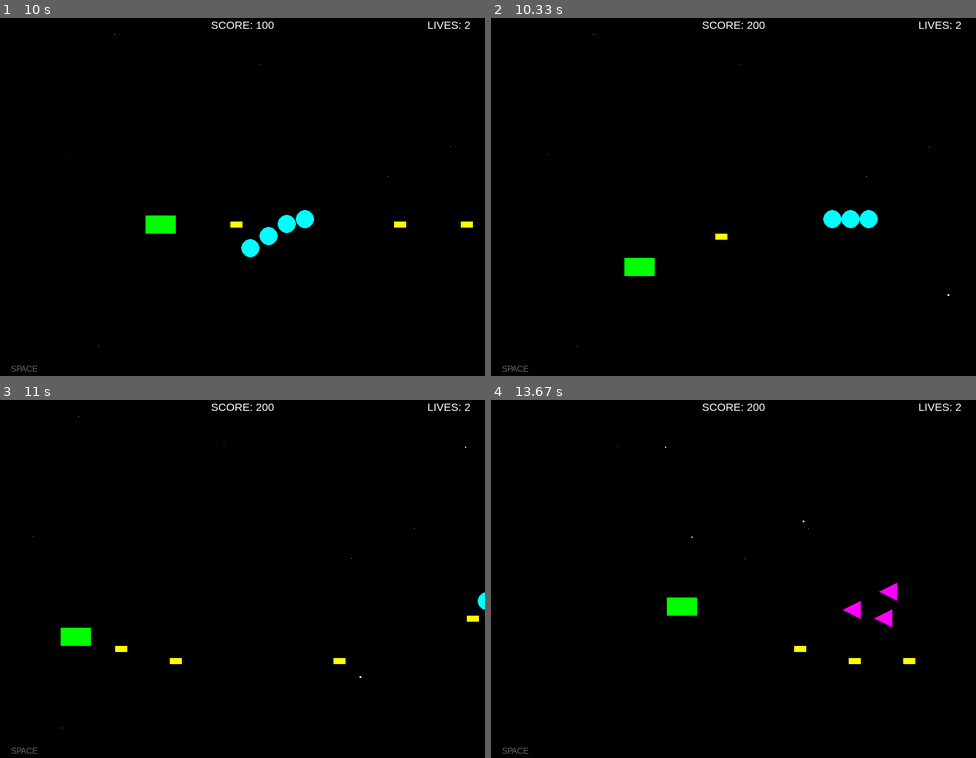
Above: before the commit, frames 1-4 (two rows, left to right).
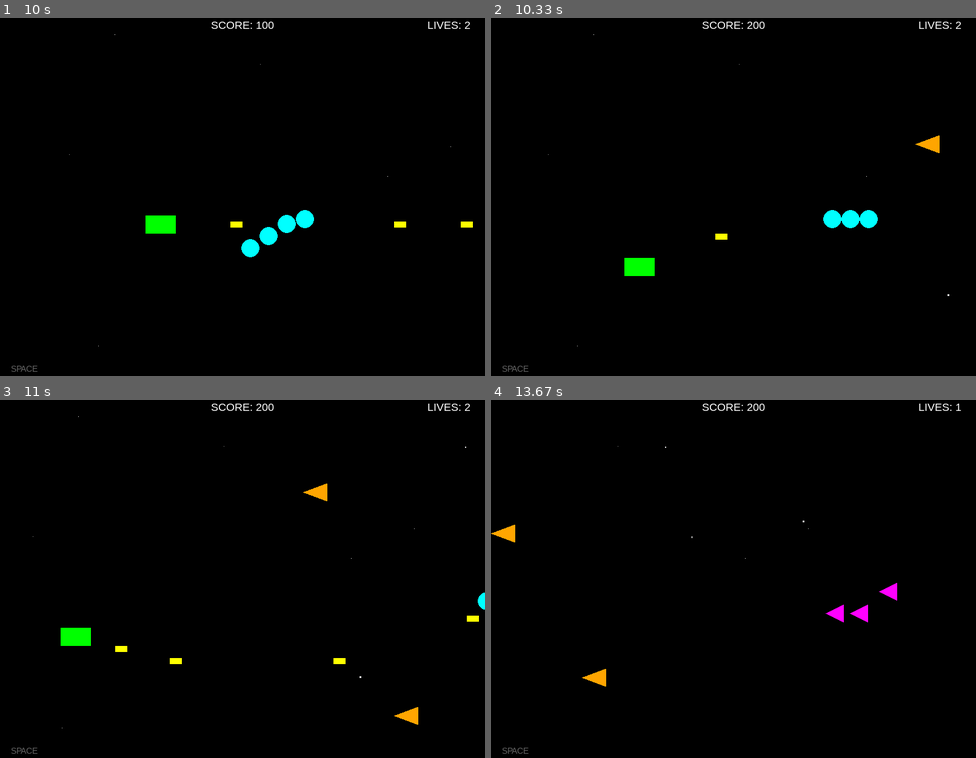
Above: after the commit, the same moments.

Repository: renk0n/Pygame-Playground
Game: pygame game, started from main.py
The game is run twice, just before and just after one commit, with the same random seed, the same clock (stepped at 60 frames per second) and the same inputs.
Inputs:
- Up to frame 1 (10 s): tap Enter at 0.33 s; hold Down 0.67-1.13 s; hold Left 1.17-1.57 s; tap Space at 1.23, 1.53, 1.67, 2.07, 2.37, 2.73, 3.13, 3.43, 3.63, 3.93, 4.13, 4.47, 4.77, 4.97, 5.27, 5.53, 5.87, 6.17, 6.3, 6.7, 7, 7.37, 7.77, 8.07, 8.27, 8.57, 8.77, 9.1, 9.4, 9.6, 9.9 s; hold Up 1.6-1.97 s; hold Right 2-2.63 s; hold Down 2.67-3.03 s; hold Left 3.07-3.53 s; hold Right 3.57-4.03 s; hold Up 4.07-4.37 s; hold Right 4.4-4.87 s; hold Left 4.9-5.43 s; hold Down 5.47-5.77 s; hold Left 5.8-6.2 s; hold Up 6.23-6.6 s; hold Right 6.63-7.27 s; hold Down 7.3-7.67 s; hold Left 7.7-8.17 s; hold Right 8.2-8.67 s; hold Up 8.7-9 s; hold Right 9.03-9.5 s; hold Left from 9.53 s (still down)
- Up to frame 2 (10.33 s): release Left at 10.07 s; hold Down from 10.1 s (still down); tap Space at 10.17 s
- Up to frame 3 (11 s): release Down at 10.4 s; hold Left 10.43-10.83 s; tap Space at 10.5, 10.8, 10.93 s; hold Up from 10.87 s (still down)
- Up to frame 4 (13.67 s): release Up at 11.23 s; hold Right 11.27-11.9 s; tap Space at 11.33, 11.63, 12, 12.4, 12.7, 12.9, 13.2, 13.4 s; hold Down 11.93-12.3 s; hold Left 12.33-12.8 s; hold Right 12.83-13.3 s; hold Up 13.33-13.63 s

Frame 1 is identical in both runs. In frame 2, 0.1% of the frame differs, in the area x 87-93%, y 32-38%; in frame 3, 0.3%; in frame 4, 1.0%, in the area x 0-97%, y 1-81%.

Commit message:
敵5(グラグラ飛行機)

Diff:
--- a/main.py
+++ b/main.py
@@ -2,8 +2,7 @@
 import sys
 import random
 from settings import *
-# SpritesからHoppingEnemyもインポート
-from sprites import Player, Enemy, Bullet, Star, Mountain, Wall, FormationEnemy, TrackingEnemy, FlatGround, CeilingTurret, HoppingEnemy
+from sprites import Player, Enemy, Bullet, Star, Mountain, Wall, FormationEnemy, TrackingEnemy, FlatGround, CeilingTurret, HoppingEnemy, WaveEnemy
 
 HS_FILE = "highscore.txt"
 
@@ -150,6 +149,12 @@
             {'time': 6000, 'type': 'formation', 'pos': 'top'},
             {'time': 8000, 'type': 'formation', 'pos': 'bottom'},
 
+            # ★ Stage 1: ウェーブ飛行機 (上下交互)
+            {'time': 10000, 'type': 'wave', 'base_y': top_y},    # 上
+            {'time': 10500, 'type': 'wave', 'base_y': bottom_y},  # 下
+            {'time': 11000, 'type': 'wave', 'base_y': top_y},    # 上
+            {'time': 11500, 'type': 'wave', 'base_y': bottom_y},  # 下
+
             # --- Stage 1: 紫の追尾 (12, 14, 16秒) ---
             {'time': 12000, 'type': 'tracker', 'exact_y': top_y,     'offset_x': 0},
             {'time': 12000, 'type': 'tracker',
@@ -171,39 +176,45 @@
             {'time': 16000, 'type': 'tracker',
                 'exact_y': center_y + 40, 'offset_x': 40},
 
-            # --- Stage 2 (20秒〜40秒): 砲台(turret) と ホッパー(hopper) ---
+            # --- Stage 2 (20秒〜40秒): 砲台, ホッパー, ウェーブ ---
 
             # 22秒: 砲台3連
             {'time': 22000, 'type': 'turret', 'offset_x': 0},
             {'time': 22000, 'type': 'turret', 'offset_x': 60},
             {'time': 22000, 'type': 'turret', 'offset_x': 120},
 
-            # ★ 23秒: ホッパー
+            # 23秒: ホッパー
             {'time': 23000, 'type': 'hopper', 'offset_x': 0},
 
             # 25秒: 砲台
             {'time': 25000, 'type': 'turret', 'offset_x': 0},
 
-            # ★ 26秒: ホッパー
+            # 26.5秒: ホッパー
             {'time': 26500, 'type': 'hopper', 'offset_x': 0},
 
             # 28秒: 砲台
             {'time': 28000, 'type': 'turret', 'offset_x': 0},
 
-            # ★ 30秒: ホッパー2体
+            # ★ Stage 2: ウェーブ飛行機 (上下交互)
+            {'time': 29000, 'type': 'wave', 'base_y': top_y},    # 上
+            {'time': 29500, 'type': 'wave', 'base_y': bottom_y},  # 下
+            {'time': 30000, 'type': 'wave', 'base_y': top_y},    # 上
+            {'time': 30500, 'type': 'wave', 'base_y': bottom_y},  # 下
+
+            # 30秒: ホッパー2体
             {'time': 30000, 'type': 'hopper', 'offset_x': 0},
             {'time': 30000, 'type': 'hopper', 'offset_x': 100},
 
             # 32秒: 砲台
             {'time': 32000, 'type': 'turret', 'offset_x': 0},
 
-            # ★ 34秒: ホッパー
+            # 34秒: ホッパー
             {'time': 34000, 'type': 'hopper', 'offset_x': 0},
 
             # 35秒: 砲台
             {'time': 35000, 'type': 'turret', 'offset_x': 0},
 
-            # ★ 37秒: ホッパー
+            # 37秒: ホッパー
             {'time': 37000, 'type': 'hopper', 'offset_x': 0},
 
             # 38秒: 砲台
@@ -268,13 +279,18 @@
                             all_sprites.add(turret)
                             mobs.add(turret)
 
-                        # ★ホッパーの出現処理
                         elif enemy_type == 'hopper':
                             offset_x = next_spawn.get('offset_x', 0)
                             hopper = HoppingEnemy(
                                 WIDTH + offset_x, player, all_sprites, hazards)
                             all_sprites.add(hopper)
                             mobs.add(hopper)
+
+                        elif enemy_type == 'wave':
+                            base_y = next_spawn.get('base_y', HEIGHT // 2)
+                            we = WaveEnemy(0, base_y)
+                            all_sprites.add(we)
+                            mobs.add(we)
 
                         enemy_script.pop(0)
 
--- a/sprites.py
+++ b/sprites.py
@@ -381,7 +381,7 @@
             self.kill()
 
 # ==========================================
-# ★ホッピングする敵 (AI強化版)
+# ホッピングする敵 (AI強化版)
 # ==========================================
 
 
@@ -412,50 +412,36 @@
         self.vx = self.scroll_speed  # 初期速度
 
     def update(self):
-        # 縦移動 (重力)
         self.vy += self.gravity
         self.rect.y += self.vy
 
-        # 横移動 (現在の速度)
         self.rect.x += self.vx
 
         # 着地判定
         if self.rect.bottom >= self.ground_y:
             self.rect.bottom = self.ground_y
-            self.vy = self.jump_power  # ジャンプ！
-
-            # ★ AIロジック: 次のジャンプの方向を決める
-
-            # プレイヤーとの距離
+            self.vy = self.jump_power
+
+            # AI: プレイヤーの位置に応じて動きを変える
             dist_x = self.player.rect.centerx - self.rect.centerx
-
-            # プレイヤーの近く (±40px以内) にいる場合 -> 左右交互に跳ねる (またぐ)
             if abs(dist_x) < 40:
-                # 現在の相対速度を計算 (vx - スクロール速度)
-                # 正なら右に動いている、負なら左に動いている
+                # またぐ動き
                 current_rel_speed = self.vx - self.scroll_speed
-
                 if current_rel_speed > 0:
-                    # 今 右向きなら -> 次は左へ (スクロール - 移動速度)
                     self.vx = self.scroll_speed - self.move_speed
                 else:
-                    # 今 左向きなら -> 次は右へ (スクロール + 移動速度)
                     self.vx = self.scroll_speed + self.move_speed
-
-            # プレイヤーが遠くにいる場合 -> プレイヤーの方へ近づく
             else:
-                if dist_x > 0:  # プレイヤーは右にいる
+                # 接近
+                if dist_x > 0:
                     self.vx = self.scroll_speed + self.move_speed
-                else:  # プレイヤーは左にいる
+                else:
                     self.vx = self.scroll_speed - self.move_speed
 
-        # 画面外
         if self.rect.right < -100 or self.rect.left > WIDTH + 100:
-            # 少し余裕を持って消す
             if self.rect.right < -100:
                 self.kill()
 
-        # 射撃処理
         if 0 < self.rect.centerx < WIDTH:
             now = pygame.time.get_ticks()
             if now - self.last_shot > self.shoot_delay:
@@ -467,3 +453,37 @@
         laser = EnemyLaser(self.rect.centerx, self.rect.top, self.player)
         self.all_sprites.add(laser)
         self.hazards.add(laser)
+
+# ==========================================
+# ★波線で進む飛行機
+# ==========================================
+
+
+class WaveEnemy(pygame.sprite.Sprite):
+    def __init__(self, offset_x, start_y):
+        super().__init__()
+        # オレンジ色の三角形
+        self.image = pygame.Surface((40, 30), pygame.SRCALPHA)
+        points = [(0, 15), (40, 0), (40, 30)]  # 左向きの三角
+        pygame.draw.polygon(self.image, (255, 165, 0), points)  # Orange
+
+        self.rect = self.image.get_rect()
+        self.rect.x = WIDTH + offset_x
+
+        self.base_y = start_y  # 基準となるY座標
+        self.rect.centery = start_y
+
+        self.speed = 5
+        self.theta = 0  # 角度
+        self.amplitude = 80  # 振幅 (波の大きさ)
+        self.frequency = 0.05  # 周波数 (波の細かさ)
+
+    def update(self):
+        self.rect.x -= self.speed
+
+        # サイン波でY座標を計算
+        self.theta += self.frequency
+        self.rect.centery = self.base_y + math.sin(self.theta) * self.amplitude
+
+        if self.rect.right < 0:
+            self.kill()
